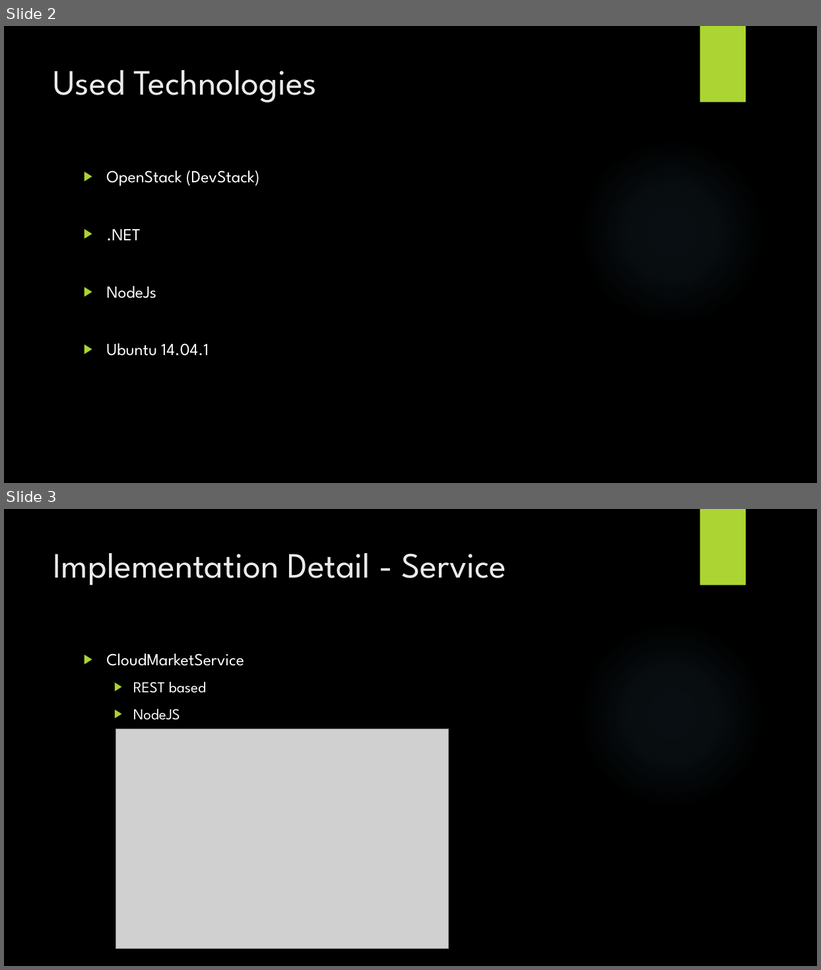
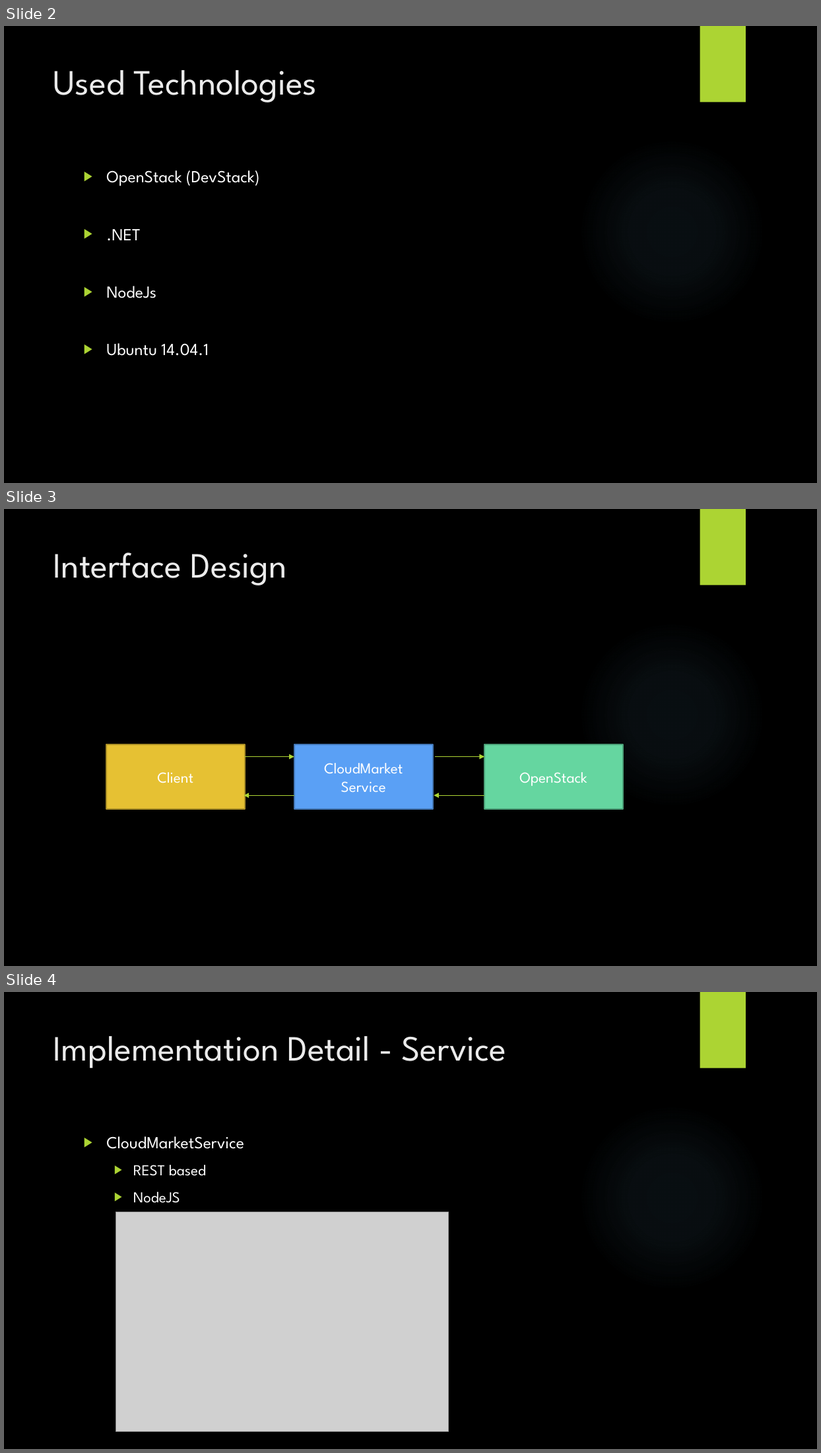
Before and after one commit to lightstalker89/MIT_SAD, a slide deck: 3nd_sem/cc/le_gr_mu/01_Ex_Hm/Presentation/Enabling Technologies.pptx. Shown one above the other, each under a label of ours: slides 2 and 3 before the commit, slides 2, 3 and 4 after it. The pictures are 821x970 and 821x1453 pixels, drawn with LibreOffice and Linux fonts; fonts in the diff are those of the drawing; grey boxes stand for pictures; background and template pictures are left out. Boxes give left, top, right and bottom in pixels: in the first picture for what was removed or moved away, otherwise in the second. Text is boxed around its words. In the diff, an @@ line names an element or a change of style, - is before the commit and + after.

Commit message:
*) Updated presentation

```diff
--- a/3nd_sem/cc/le_gr_mu/01_Ex_Hm/Presentation/Enabling Technologies.pptx
+++ b/3nd_sem/cc/le_gr_mu/01_Ex_Hm/Presentation/Enabling Technologies.pptx
@@ slide 3 added at (4, 509, 817, 966), background picture (left out); not listed: 2 template elements that a slide beside it also shows @@
@@ title added at (54, 553, 287, 586), 42 pt, text #EBEBEB @@
+Interface Design
@@ rectangle added at (106, 745, 244, 809), fill #E6C133, outline #AA8F26 1.5 pt, 18 pt, text #FFFFFF @@
+Client
@@ rectangle added at (294, 745, 433, 809), fill #5AA0F5, outline #4376B5 1.5 pt, 18 pt, text #FFFFFF @@
+CloudMarket Service
@@ rectangle added at (484, 745, 622, 809), fill #65D6A0, outline #4B9E76 1.5 pt, 18 pt, text #FFFFFF @@
+OpenStack
@@ arrow added from (245, 757) to (294, 757), #ACD433 0.75 pt @@
@@ arrow added from (435, 757) to (484, 757), #ACD433 0.75 pt @@
@@ arrow added from (294, 795) to (244, 795), #ACD433 0.75 pt @@
@@ arrow added from (484, 795) to (434, 795), #ACD433 0.75 pt @@
@@ what was slide 3 is now slide 4 @@
```
